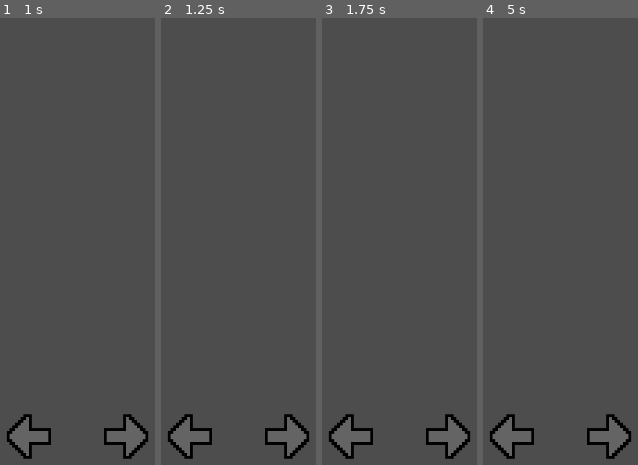
Above: before the commit, frames 1-4 (left to right).
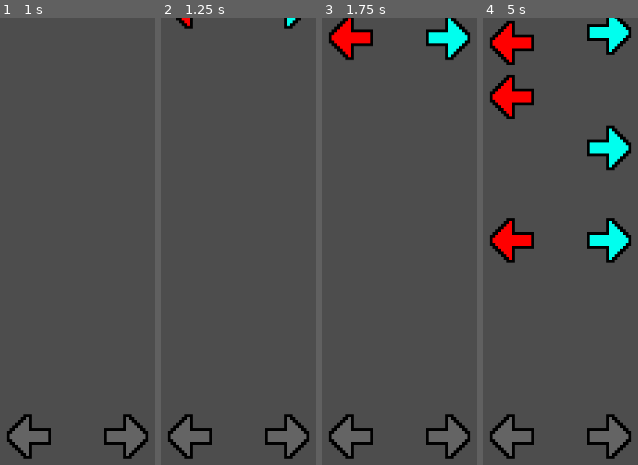
Above: after the commit, the same moments.

Repository: KingBanana64/SwinburnePrototypingClass
Game: Godot game, scene res://arrowSequenceTest/levels/level.tscn
Same seed, same stepped clock (60 frames per second), same inputs: the game is played once before the commit and once after it. The project has no main scene, so this scene is started directly.
Inputs:
- Up to frame 1 (1 s): tap Enter at 0.5 s
- Up to frame 2 (1.25 s): no input
- Up to frame 3 (1.75 s): tap Space at 1.25 s
- Up to frame 4 (5 s): no input

Frame 1 is identical in both runs. In frame 2, 0.4% of the frame differs, in the area x 9-91%, y 0-3%; in frame 3, 3.2%; in frame 4, 9.7%, in the area x 4-96%, y 0-55%.

Commit message:
Completed "Setup and falling Keys"
Completed first section of tutorial

following YT video:
https://www.youtube.com/watch?v=lhrqsUZ45j8

Diff:
--- a/gamefile/arrowSequenceTest/objects/falling_key.gd
+++ b/gamefile/arrowSequenceTest/objects/falling_key.gd
@@ -4,6 +4,10 @@
 @export var fall_speed: float = 1.5
 
 var init_y_pos: float = -363.0
+var target_y_pos: float = 280.0 ## "passed_threshold" in tutorial
+
+# True if passed input frames
+var has_passed: bool = false
 
 func _init():
 	set_process(false)
@@ -12,11 +16,14 @@
 func _process(delta: float) -> void:
 	global_position += Vector2(0, fall_speed)
 
-	if global_position.y > 280.0 and not $Timer.is_stopped():
-		print($Timer.wait_time - $Timer.time_left)
-		$Timer.stop()
+	if global_position.y > target_y_pos and not $Timer.is_stopped():
+		has_passed = true
 
 func Setup(target_x: float, target_frame: int):
 	global_position = Vector2(target_x, init_y_pos)
 	frame = target_frame
 	set_process(true)
+
+
+func _on_destroy_timer_timeout() -> void:
+	queue_free()
--- a/gamefile/arrowSequenceTest/objects/falling_key.tscn
+++ b/gamefile/arrowSequenceTest/objects/falling_key.tscn
@@ -14,3 +14,10 @@
 wait_time = 5.0
 one_shot = true
 autostart = true
+
+[node name="DestroyTimer" type="Timer" parent="."]
+wait_time = 4.0
+one_shot = true
+autostart = true
+
+[connection signal="timeout" from="DestroyTimer" to="." method="_on_destroy_timer_timeout"]
--- a/gamefile/arrowSequenceTest/objects/key_listener.gd
+++ b/gamefile/arrowSequenceTest/objects/key_listener.gd
@@ -3,12 +3,32 @@
 @onready var falling_key = preload("res://arrowSequenceTest/objects/falling_key.tscn")
 @export var key_name: String = ""
 
+var falling_key_queue = []
+
 # Called every frame. 'delta' is the elapsed time since the previous frame.
 func _process(delta: float) -> void:
-	if Input.is_action_just_pressed(key_name):
-		CreateFallingKey()
+
+	if falling_key_queue.size() > 0:
+		if falling_key_queue.front().has_passed:
+			falling_key_queue.pop_front()
+		if Input.is_action_just_pressed(key_name):
+			var key_to_pop = falling_key_queue.pop_front()
+			var distance_from_pass = abs(key_to_pop.target_y_pos - key_to_pop.global_position.y)
+
+			print(distance_from_pass)
+
+			key_to_pop.queue_free()
+
+
 
 func CreateFallingKey():
 	var fk_instance = falling_key.instantiate()
 	get_tree().get_root().call_deferred("add_child", fk_instance)
 	fk_instance.Setup(position.x, frame + 2)
+
+	falling_key_queue.push_back(fk_instance)
+
+func _on_random_spawn_timer_timeout() -> void:
+	CreateFallingKey()
+	$RandomSpawnTimer.wait_time = randf_range(.8,3)
+	$RandomSpawnTimer.start()
--- a/gamefile/arrowSequenceTest/objects/key_listener.tscn
+++ b/gamefile/arrowSequenceTest/objects/key_listener.tscn
@@ -8,3 +8,9 @@
 hframes = 2
 vframes = 2
 script = ExtResource("2_d6vlw")
+
+[node name="RandomSpawnTimer" type="Timer" parent="."]
+one_shot = true
+autostart = true
+
+[connection signal="timeout" from="RandomSpawnTimer" to="." method="_on_random_spawn_timer_timeout"]
